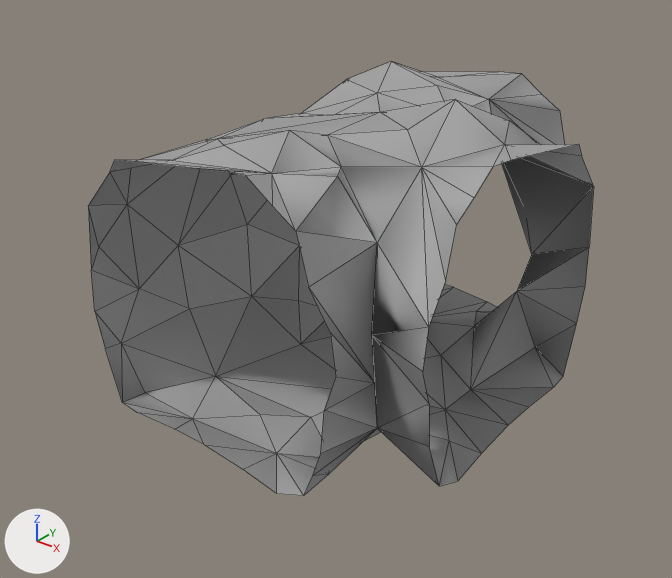
The glTF model Rogue-Robots/Assets/Models/ModularBlocks/TunnelT2.gltf: old version first, new version second.
Camera for both pictures: a 50 mm camera at (6.43, -8.1, 6.89) aimed at (0.24, -0.36, 2.09). Lighting does not change. The marker at lower left points along +X, +Y and +Z. Mesh edges are drawn as thin lines. Vertices at the same position are counted once.

Objects in the first picture: 'TunnelT2'.
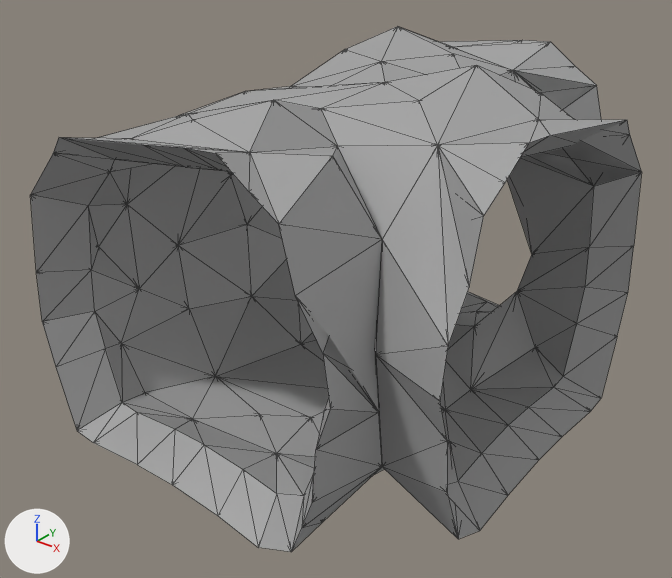
What differs and where, as boxes [x1, y1, x2, y2] in the pictures (672 x 578 px):
'TunnelT2', reshaped (21% wider, 21% taller)
    before: [88, 62, 594, 496]
    after: [30, 26, 641, 552]
part 1 of me_scene_062, added
    after: [30, 26, 641, 552]

Diff of the bpy script that builds the scene:
```diff
--- a/Rogue-Robots/Assets/Models/ModularBlocks/TunnelT2.gltf.py
+++ b/Rogue-Robots/Assets/Models/ModularBlocks/TunnelT2.gltf.py
@@ me_scene_062 @@
 # used by ob_tunnelt2; location = (0.0, 0.0, 0.0)
-me_scene_062.from_pydata(...)  # 143 vertices, 219 faces; spans x -1.79..2.5, y -2.5..2.5, z 0.73..4.41
+me_scene_062.from_pydata(...)  # 286 vertices, 1750 faces; spans x -2.21..2.91, y -2.95..3.01, z 0.39..4.78
+# me_scene_062 part 1: 143 vertices added at x -2.21..2.91, y -2.95..3.01, z 0.39..4.78
+# me_scene_062 part 2: the surface is now shaded flat
 me_scene_062.materials.append(mat_pp_standard_material_017)
```
